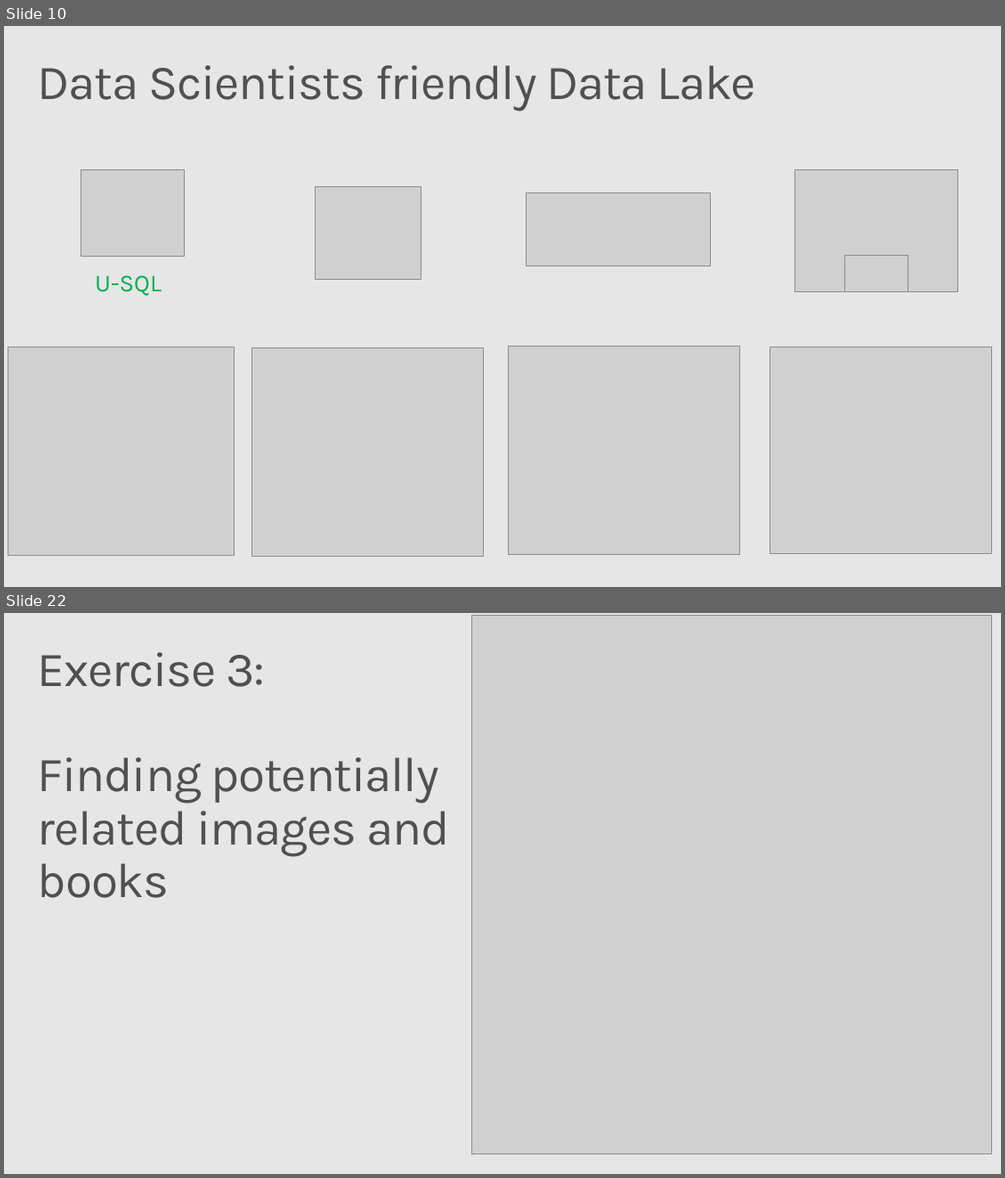
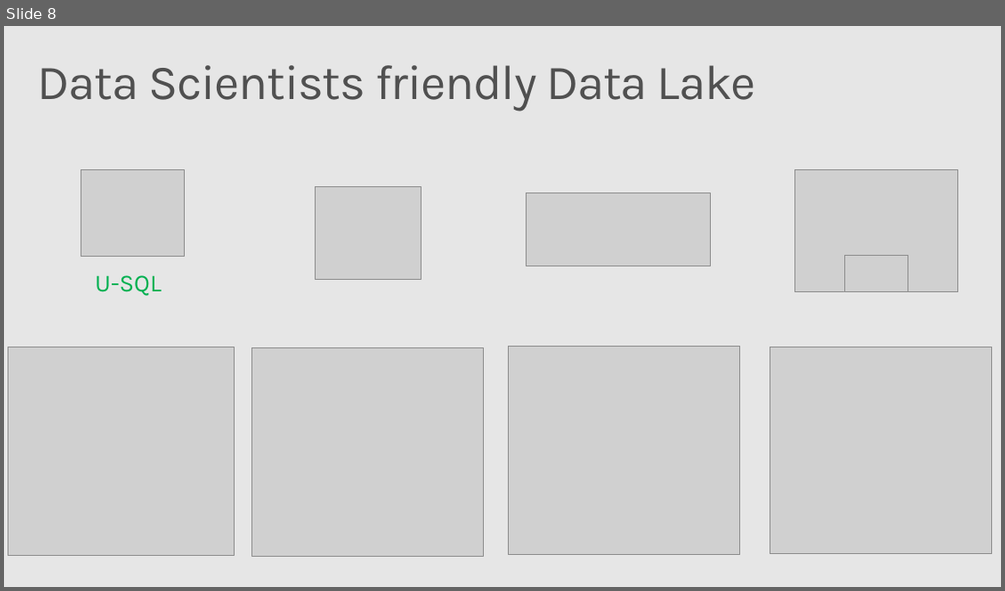
Before and after one commit to wguo123/mlads2017s, a slide deck: MLADS_2017S_159_v7.pptx. Shown one above the other, each under a label of ours: slides 10 and 22 before the commit, slide 8 after it; the slides between them are not shown. The pictures are 1005x1178 and 1005x591 pixels, drawn with LibreOffice and Linux fonts; fonts in the diff are those of the drawing; grey boxes stand for pictures; background and template pictures are left out. Boxes give left, top, right and bottom in pixels: in the first picture for what was removed or moved away, otherwise in the second. Text is boxed around its words. In the diff, an @@ line names an element or a change of style, - is before the commit and + after.

```diff
--- a/MLADS_2017S_159_v7.pptx
+++ b/MLADS_2017S_159_v7.pptx
@@ slide 22 removed at (4, 613, 1001, 1174), background #E6E6E6 @@
@@ picture removed at (471, 615, 990, 1153) @@
@@ title removed at (38, 652, 449, 898) @@
-Exercise 3:
-Finding potentially related images and books
@@ what was slide 10 is now slide 8 @@
```
Also in this commit, not shown: 4 slides changed, 13 other slides removed, 4 other files.
